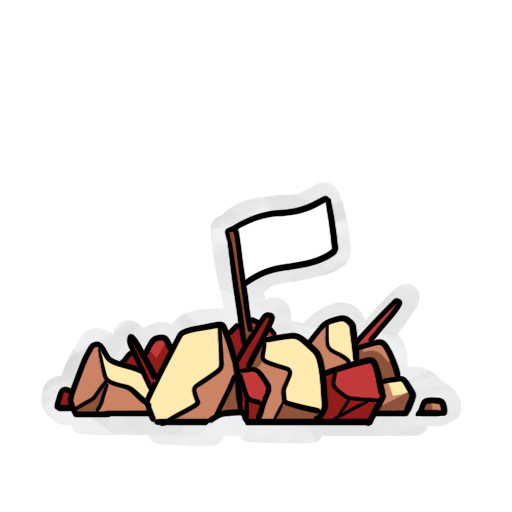
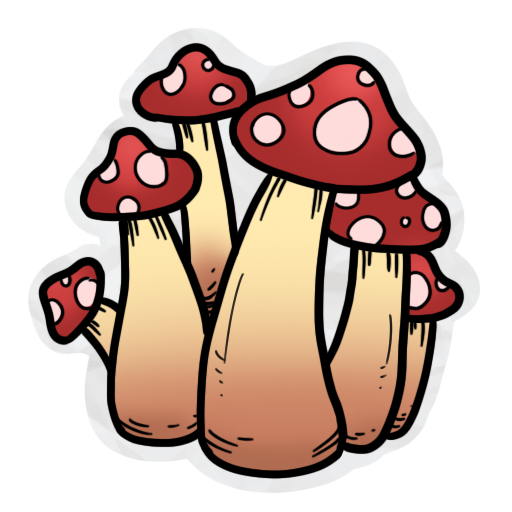
Layer changes from the first (512, 512) image to the second:
showed group "ChampsChampis" (3 layers) over [28, 28, 481, 493]
hid group "Ruines Champis" (3 layers) over [40, 181, 463, 447]
